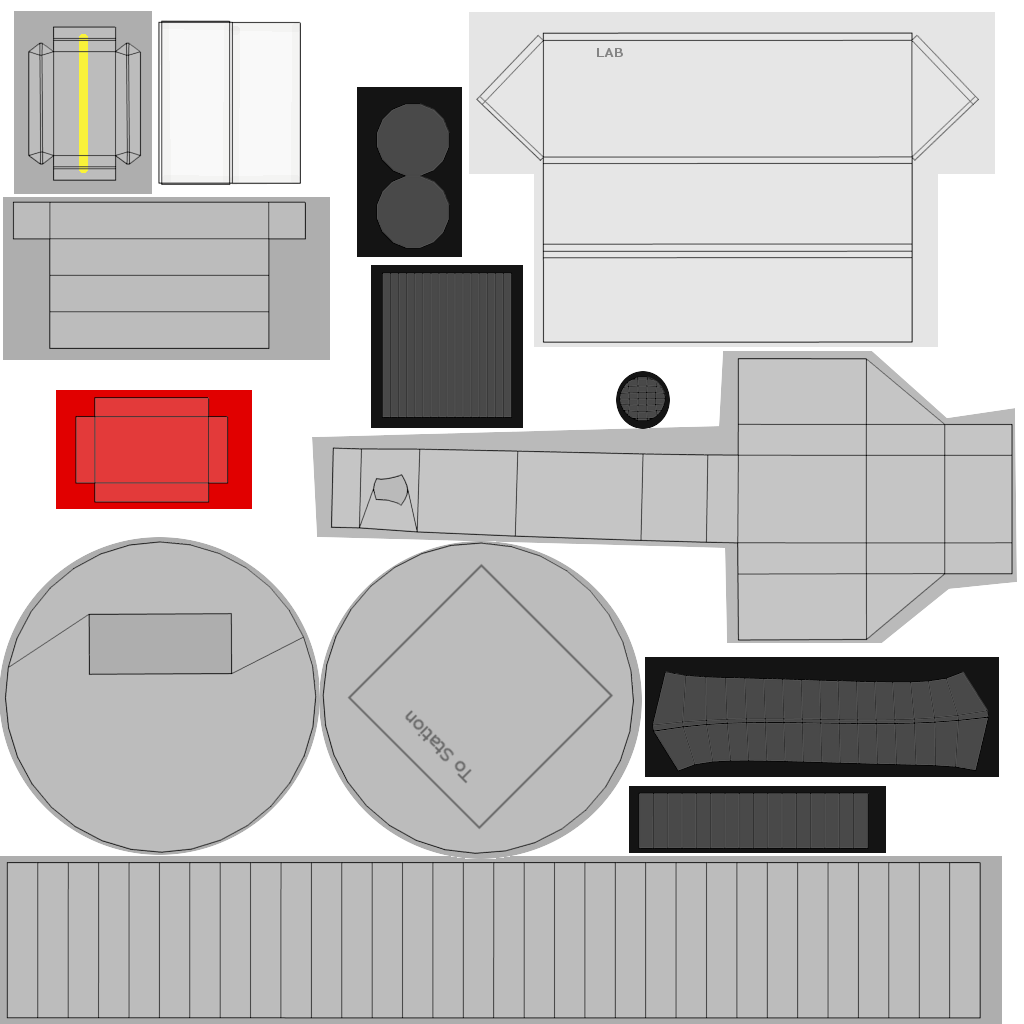
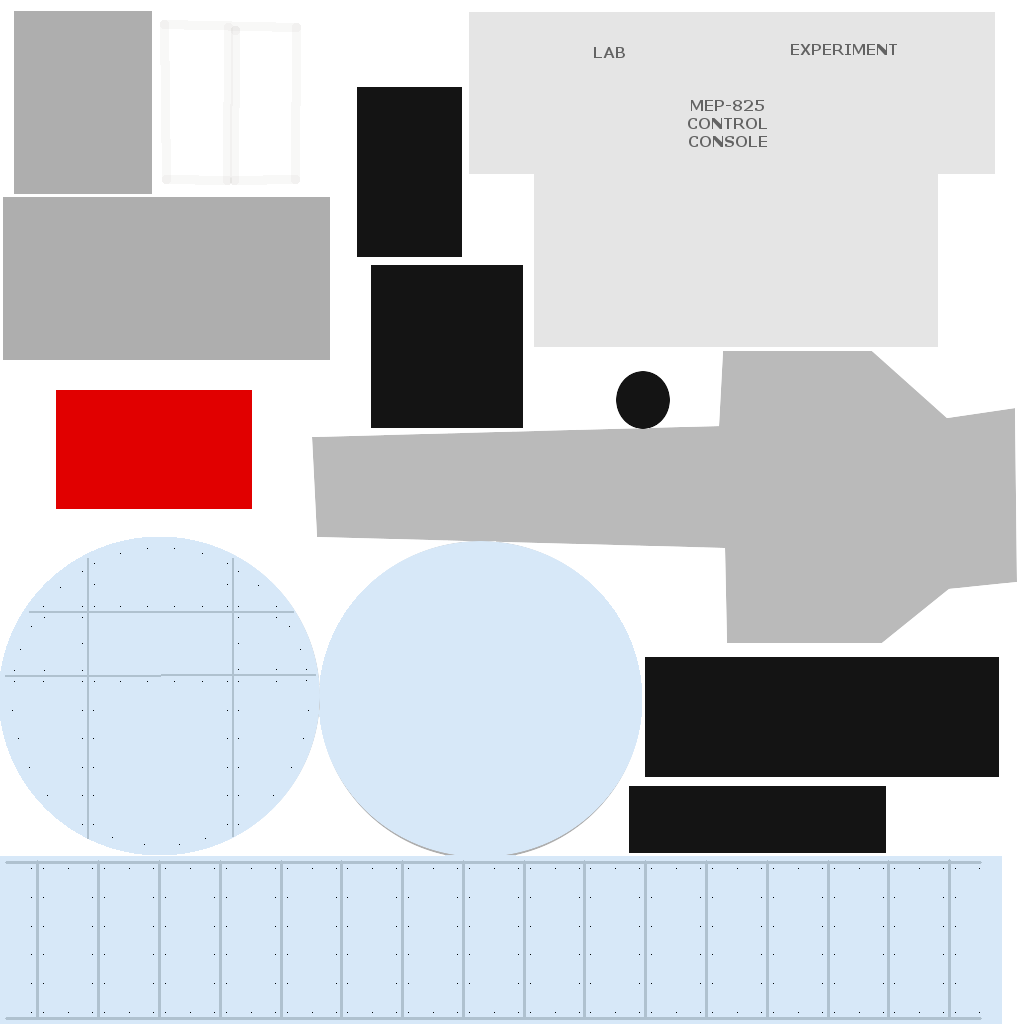
Two versions of the same layered image (1024 x 1024). Layer-by-layer changes:
renamed "MEP_IVA_UV" to "MEP_IVA_UV.png", hid it over (4, 20, 1013, 1019)
removed layer "Effekte" over (79, 34, 614, 830)
added layer "MEP-825 ..." above "EXPERIMENT" over (688, 100, 767, 147)
added layer "EXPERIMENT" above "LAB" over (791, 44, 897, 55)
painted on "LAB" over (594, 47, 625, 58)
added layer "effekte" above "Texture" over (5, 548, 980, 1013)
painted on "Texture" over (0, 537, 1002, 1024)
